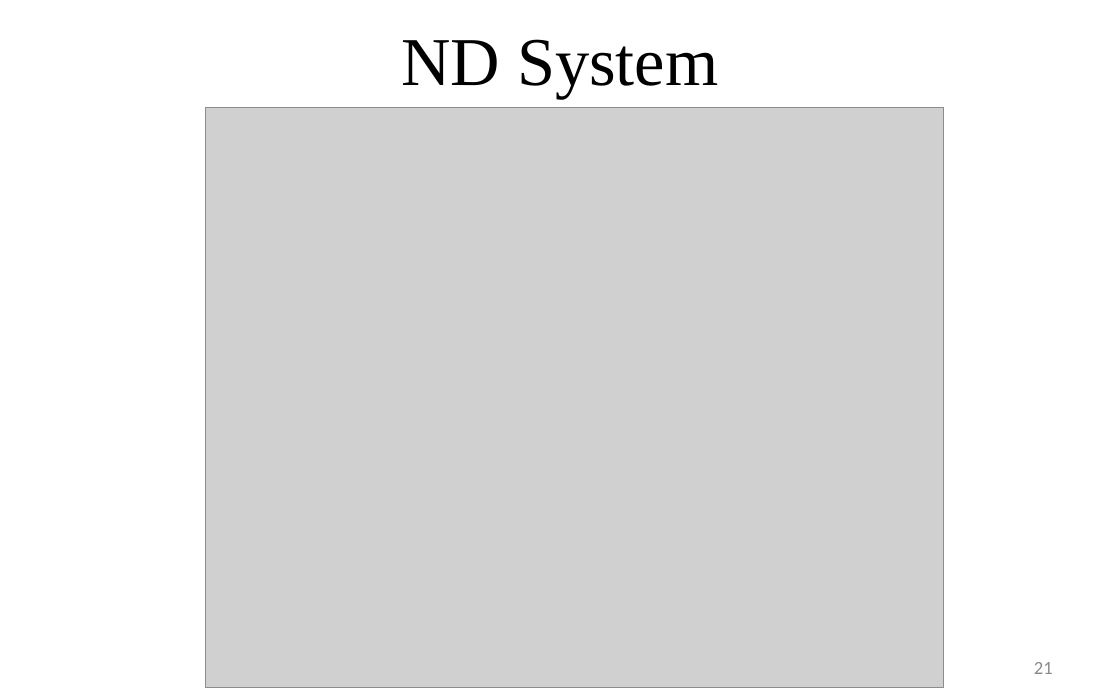
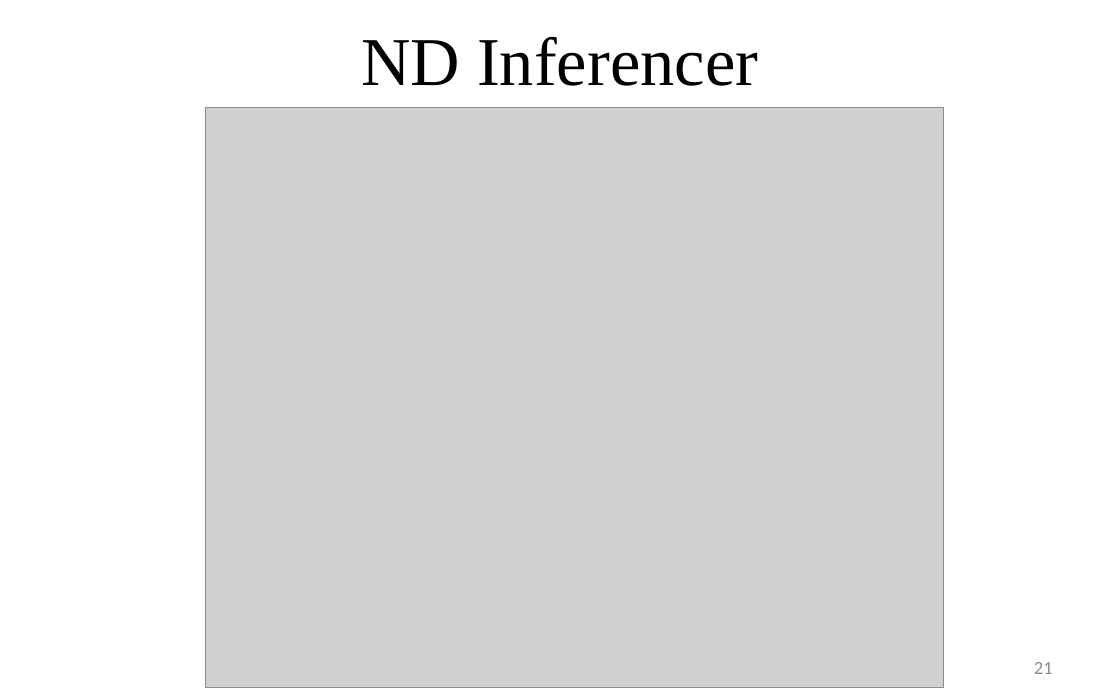
Before and after one commit to giang-rocker/logic, a slide deck: slide 21 of Report/SUY LUẬN TỰ NHIÊN.pptx. Drawn at 1120x700 pixels with LibreOffice and Linux fonts; fonts in the diff are those of the drawing; grey boxes stand for pictures. Boxes give left, top, right and bottom in pixels: in the first picture for what was removed or moved away, otherwise in the second. Text is boxed around its words. In the diff, an @@ line names an element or a change of style, - is before the commit and + after.

```diff
--- a/Report/SUY LUẬN TỰ NHIÊN.pptx
+++ b/Report/SUY LUẬN TỰ NHIÊN.pptx
@@ title at <box>361,37,758,86</box>: text changed @@
-ND System
+ND Inferencer
```
Also in this commit, not shown: 3 other slides changed, 8 other files.
